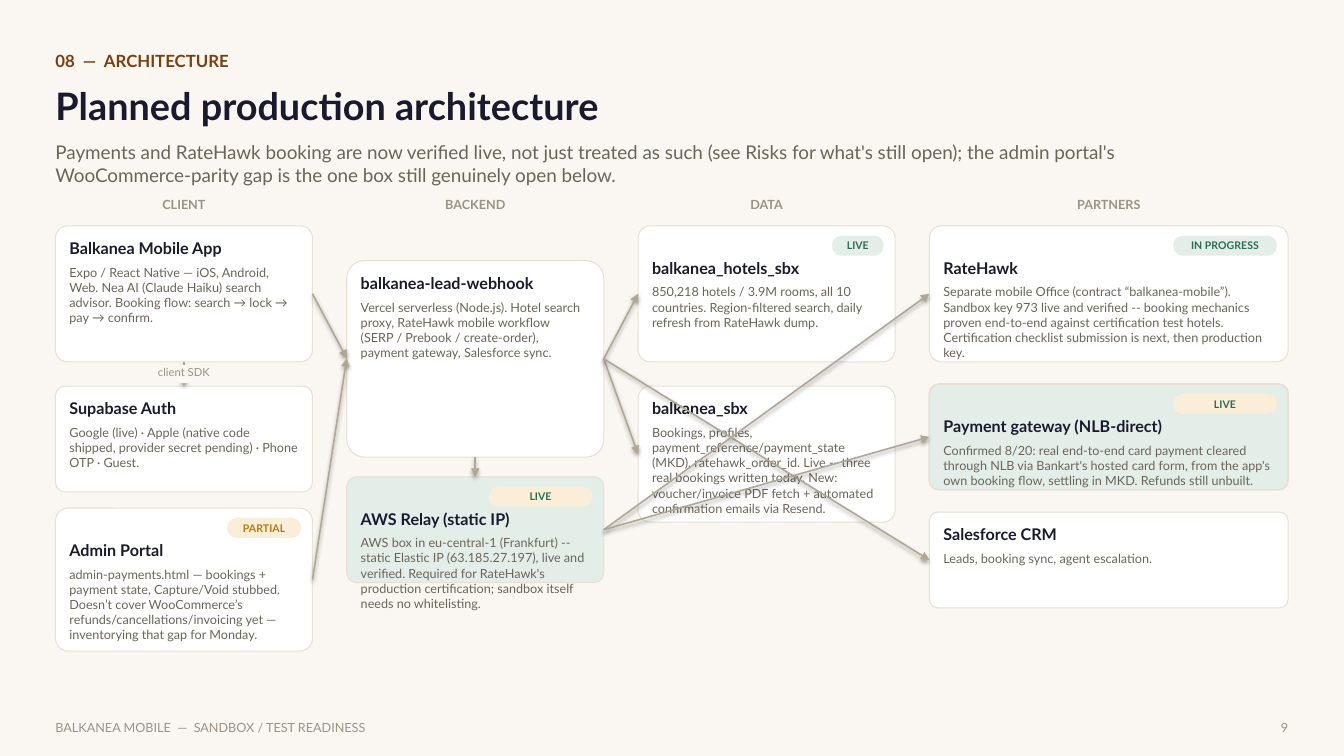
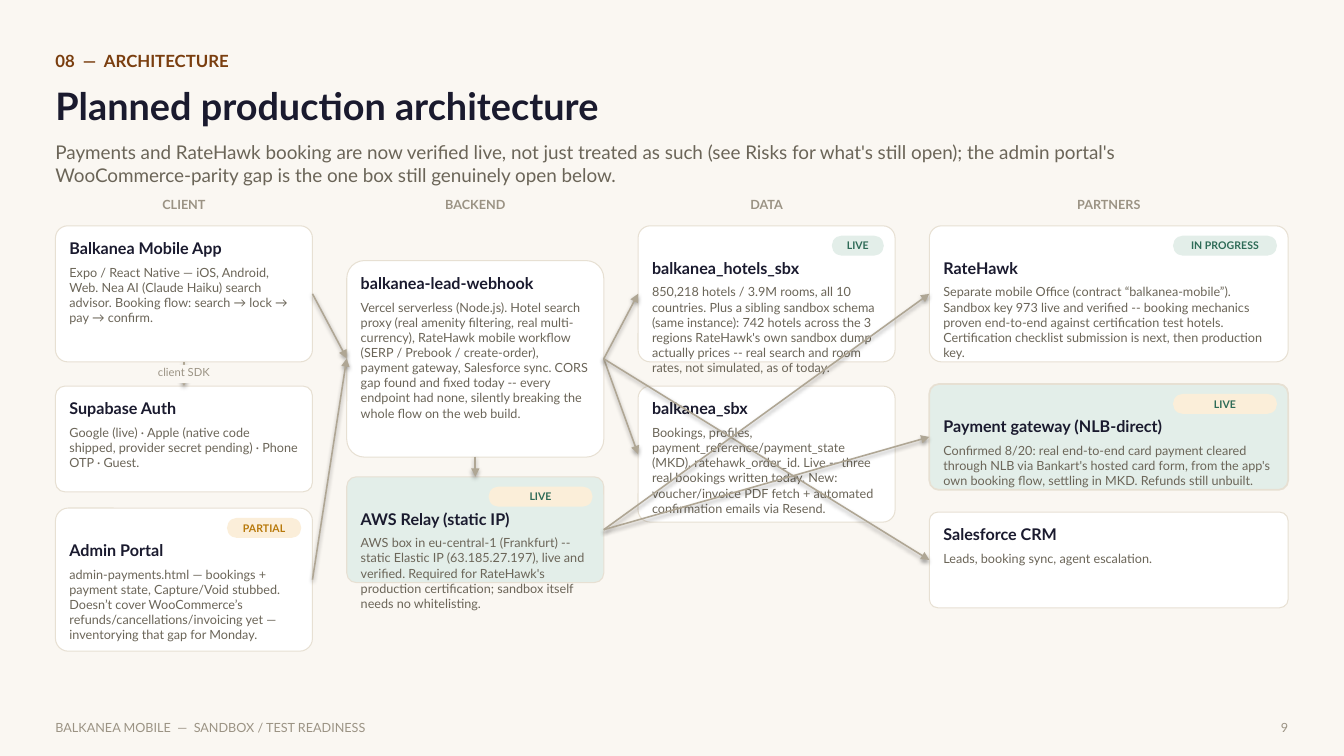
Before and after one commit to rweale-ai/balkanea-mobile, a slide deck: slide 9 of decks/Balkanea-Mobile-Sandbox-Readiness-Update.pptx. Drawn at 1344x756 pixels with LibreOffice and Linux fonts; fonts in the diff are those of the drawing. Boxes give left, top, right and bottom in pixels: in the first picture for what was removed or moved away, otherwise in the second. Text is boxed around its words. In the diff, an @@ line names an element or a change of style, - is before the commit and + after.

Commit message:
chore: daily sync 2026-08-26

```diff
--- a/decks/Balkanea-Mobile-Sandbox-Readiness-Update.pptx
+++ b/decks/Balkanea-Mobile-Sandbox-Readiness-Update.pptx
@@ text at (652,286,875,375): text changed @@
-850,218 hotels / 3.9M rooms, all 10 countries. Region-filtered search, daily refresh from RateHawk dump.
+850,218 hotels / 3.9M rooms, all 10 countries. Plus a sibling sandbox schema (same instance): 742 hotels across the 3 regions RateHawk's own sandbox dump actually prices -- real search and room rates, not simulated, as of today.
@@ text at (361,302,588,418): text changed @@
-Vercel serverless (Node.js). Hotel search proxy, RateHawk mobile workflow (SERP / Prebook / create-order), payment gateway, Salesforce sync.
+Vercel serverless (Node.js). Hotel search proxy (real amenity filtering, real multi-currency), RateHawk mobile workflow (SERP / Prebook / create-order), payment gateway, Salesforce sync. CORS gap found and fixed today -- every endpoint had none, silently breaking the whole flow on the web build.
```
Also in this commit, not shown: 5 other slides changed, 1 slide added, 26 other files.
